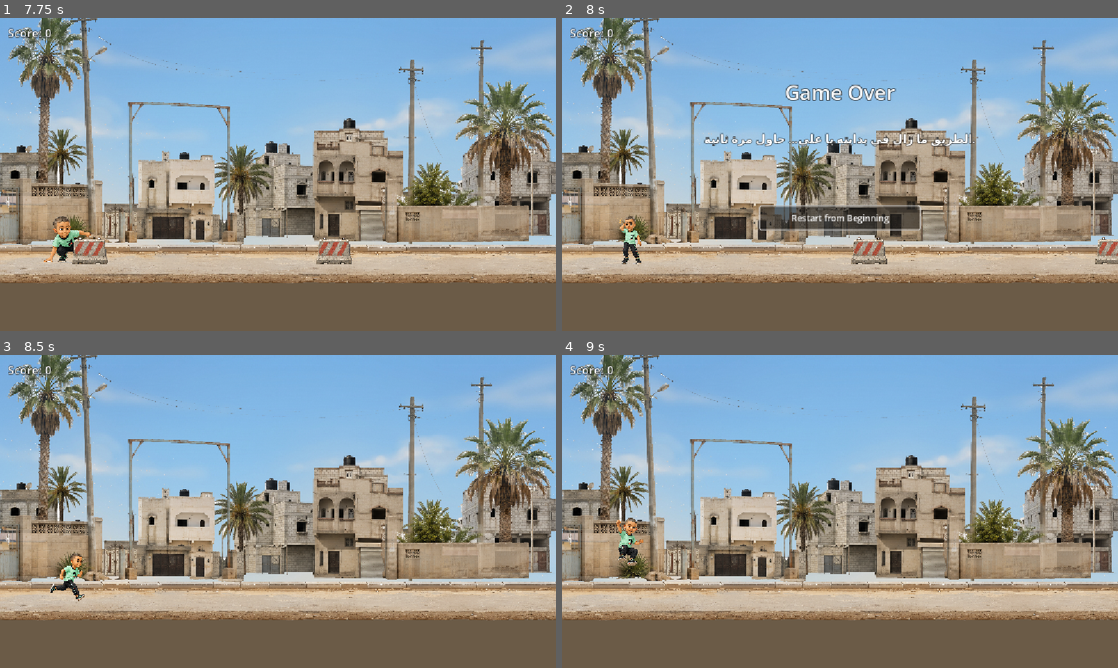
Above: before the commit, frames 1-4 (two rows, left to right).
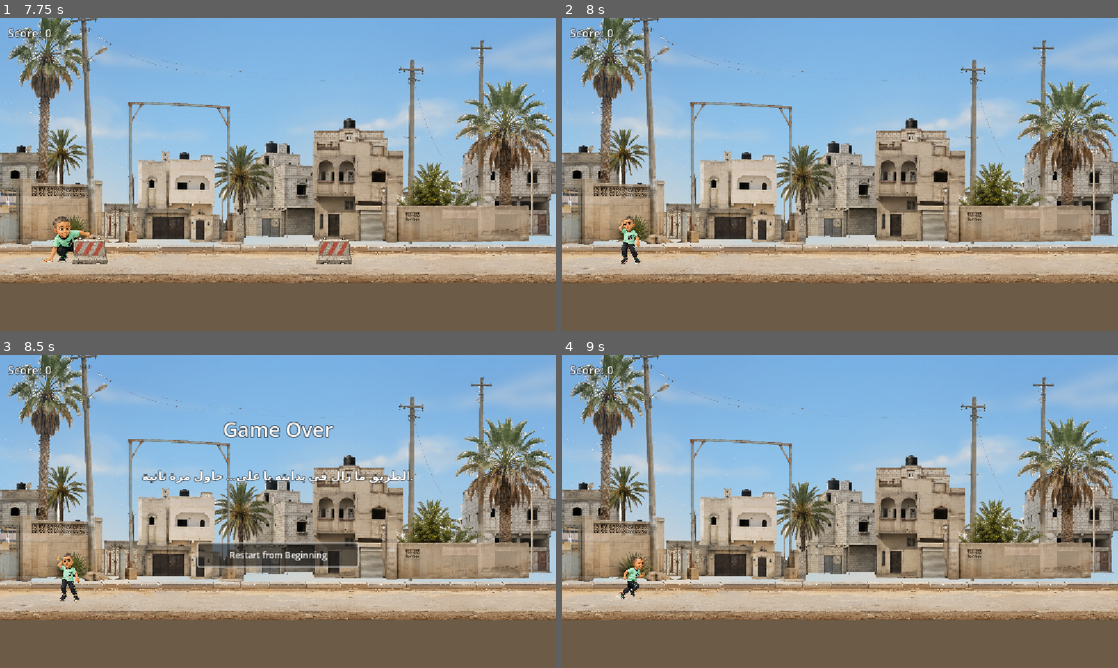
Above: after the commit, the same moments.

Repository: HamzaJwan/Ali-s-Runner
Game: Godot game, scene res://scenes/Main.tscn
The game is run twice, just before and just after one commit, with the same random seed, the same clock (stepped at 60 frames per second) and the same inputs.
Inputs (mouse positions are in pixels of both pictures, inside the frame that each line leads up to):
- Up to frame 1 (7.75 s): click "Play" at 0.5 s; tap Enter (ui_accept) at 1.25, 1.52, 2.27, 3.77, 4.52, 5.27, 6.77, 7.52 s; move the mouse to (400, 158) at 1.27 s; click (400, 158) at 1.42 s; move the mouse to (166, 190) at 2.02 s; click (166, 190) at 2.17 s; move the mouse to (333, 105) at 2.77 s; click (333, 105) at 2.92 s; move the mouse to (250, 237) at 3.52 s; click (250, 237) at 3.67 s; move the mouse to (444, 221) at 4.27 s; click (444, 221) at 4.42 s; move the mouse to (111, 127) at 5.02 s; click (111, 127) at 5.17 s; move the mouse to (305, 174) at 5.77 s; click (305, 174) at 5.92 s; move the mouse to (194, 96) at 6.52 s; click (194, 96) at 6.67 s; move the mouse to (400, 158) at 7.27 s; click (400, 158) at 7.42 s
- Up to frame 2 (8 s): no input
- Up to frame 3 (8.5 s): click (278, 555) at 8 s, where only the run before the commit has a clickable "Restart from Beginning"
- Up to frame 4 (9 s): click (840, 555) at 8.75 s, where only the run after the commit has a clickable "Restart from Beginning"

Frame 1 is identical in both runs. In frame 2, 4.4% of the frame differs, in the area x 9-100%, y 21-79%; in frame 3, 3.9%; in frame 4, 0.7%.

Commit message:
autopilot: v0.8B-R review, v0.8C review, v0.8D game over impact moment

Diff:
--- a/scripts/main.gd
+++ b/scripts/main.gd
@@ -42,6 +42,10 @@
 const ENCOUNTER_TARGET_X := 610.0
 const CURB_STORY_Y := CURB_TOP_Y
 const COUNTDOWN_DURATION := 3.0
+const GAME_OVER_IMPACT_DELAY := 0.45
+const IMPACT_BOUNCE_DISTANCE := 10.0
+const IMPACT_BOUNCE_OUT_TIME := 0.08
+const IMPACT_BOUNCE_BACK_TIME := 0.18
 const GROUND_CENTER_Y := ROAD_SURFACE_Y + GROUND_COLLISION_HEIGHT / 2.0
 const START_PLAYER_POSITION := Vector2(
 	PLAYER_START_X, ROAD_SURFACE_Y - PLAYER_COLLISION_HALF_HEIGHT
@@ -254,8 +258,23 @@
 
 	game_over = true
 	obstacle_spawner.stop_spawning()
+	obstacle_spawner.clear_obstacles()
 	player.kill()
+	_play_impact_bounce()
+	await get_tree().create_timer(GAME_OVER_IMPACT_DELAY).timeout
 	_show_game_over_options()
+
+
+func _play_impact_bounce() -> void:
+	var start_x := player.global_position.x
+	var bounce_tween := create_tween()
+	bounce_tween.tween_property(
+		player, "global_position:x", start_x - IMPACT_BOUNCE_DISTANCE,
+		IMPACT_BOUNCE_OUT_TIME
+	)
+	bounce_tween.tween_property(
+		player, "global_position:x", start_x, IMPACT_BOUNCE_BACK_TIME
+	).set_trans(Tween.TRANS_QUAD).set_ease(Tween.EASE_OUT)
 
 
 func _show_game_over_options() -> void:
Not shown, changed: docs/AUTOPILOT_PROGRESS.md
